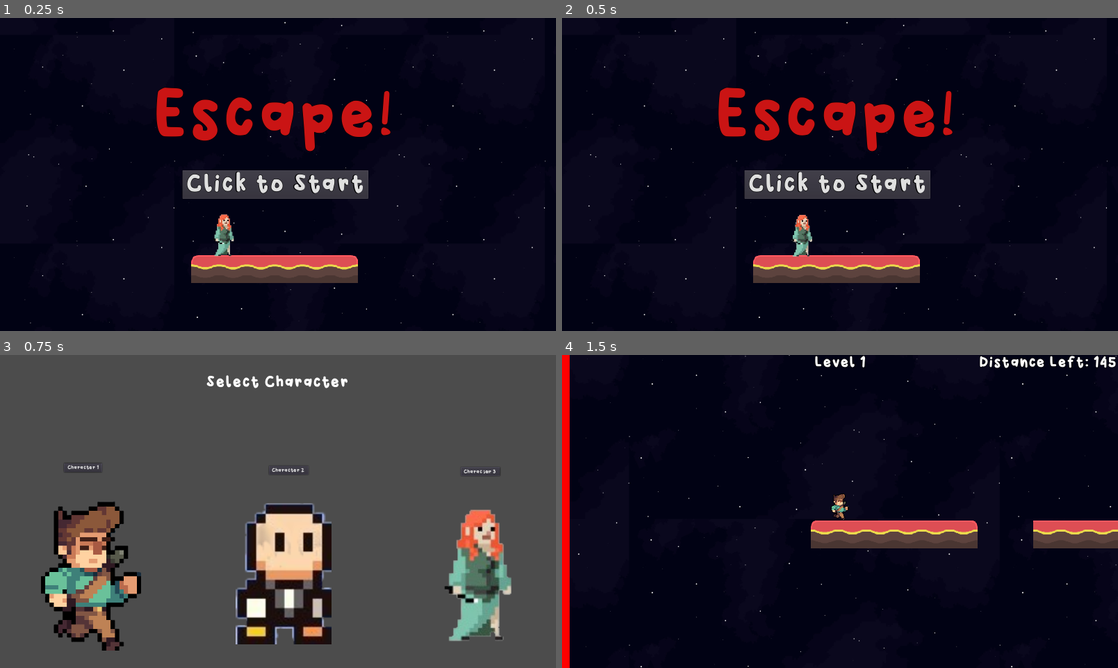
Above: before the commit, frames 1-4 (two rows, left to right).
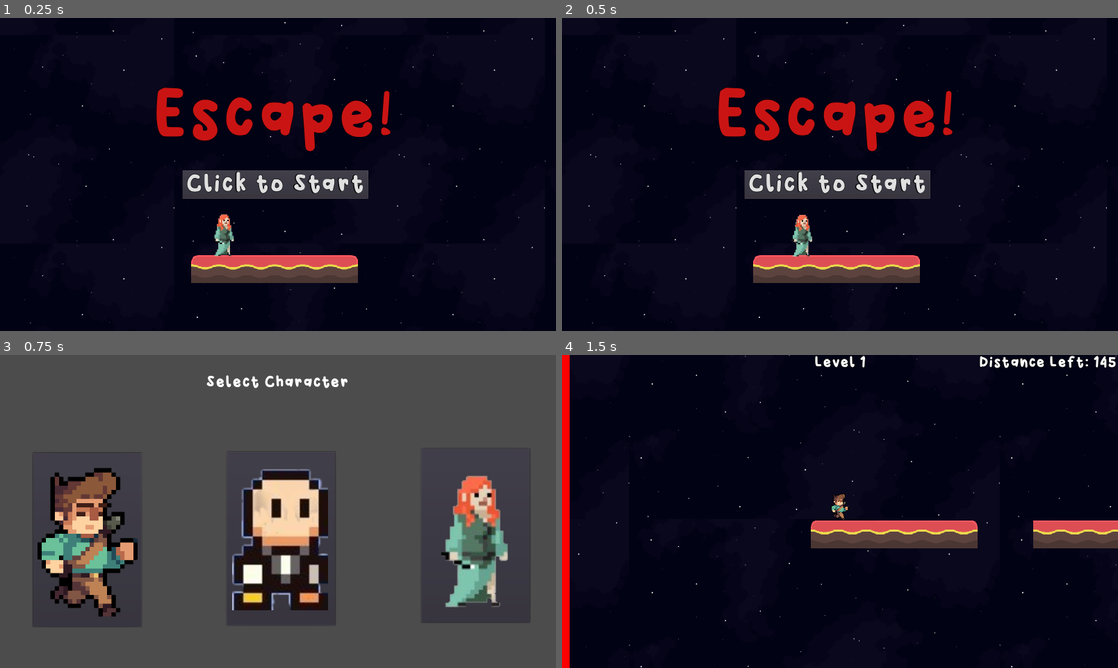
Above: after the commit, the same moments.

Repository: jonahshader/back5_platformer_unit3
Game: Godot game, scene res://scenes/menus/MainMenu.tscn
Same seed, same stepped clock (60 frames per second), same inputs: the game is played once before the commit and once after it.
Inputs (mouse positions are in pixels of both pictures, inside the frame that each line leads up to; where the layout moved, square brackets give the same spot in the first picture):
- Up to frame 1 (0.25 s): no input
- Up to frame 2 (0.5 s): no input
- Up to frame 3 (0.75 s): click "Click to Start" at 0.5 s
- Up to frame 4 (1.5 s): click (650, 539) [645, 467] at 1.25 s

Frames 1-2 are identical in both runs. In frame 3, 19% of the frame differs, in the area x 5-96%, y 31-95%; in frame 4, nothing differs.

Commit message:
moved buttons underneath characters

Diff:
--- a/scenes/menus/CharacterSelece.tscn
+++ b/scenes/menus/CharacterSelece.tscn
@@ -36,86 +36,85 @@
 "_edit_lock_": true
 }
 
+[node name="VBoxContainer2" type="VBoxContainer" parent="."]
+margin_left = 75.834
+margin_top = 224.719
+margin_right = 325.834
+margin_bottom = 624.719
+__meta__ = {
+"_edit_use_anchors_": false
+}
+
+[node name="Char_1_Btn" type="Button" parent="VBoxContainer2"]
+margin_right = 250.0
+margin_bottom = 400.0
+rect_min_size = Vector2( 250, 400 )
+custom_fonts/font = SubResource( 2 )
+__meta__ = {
+"_edit_use_anchors_": false,
+"_editor_description_": "Buttn for player 1"
+}
+
+[node name="VBoxContainer3" type="VBoxContainer" parent="."]
+margin_left = 522.404
+margin_top = 221.712
+margin_right = 772.404
+margin_bottom = 621.712
+__meta__ = {
+"_edit_use_anchors_": false
+}
+
+[node name="Char_2_Btn" type="Button" parent="VBoxContainer3"]
+margin_right = 250.0
+margin_bottom = 400.0
+rect_min_size = Vector2( 250, 400 )
+custom_fonts/font = SubResource( 3 )
+__meta__ = {
+"_edit_use_anchors_": false,
+"_editor_description_": "Button for player 2"
+}
+
+[node name="VBoxContainer4" type="VBoxContainer" parent="."]
+margin_left = 969.51
+margin_top = 214.709
+margin_right = 1219.51
+margin_bottom = 614.709
+__meta__ = {
+"_edit_use_anchors_": false
+}
+
+[node name="Char_3_Btn" type="Button" parent="VBoxContainer4"]
+margin_right = 250.0
+margin_bottom = 400.0
+rect_min_size = Vector2( 250, 400 )
+custom_fonts/font = SubResource( 4 )
+__meta__ = {
+"_edit_use_anchors_": false,
+"_editor_description_": "Button for player 3"
+}
+
 [node name="VBoxContainer" type="VBoxContainer" parent="."]
 margin_left = 1.0
-margin_right = 1278.0
-margin_bottom = 718.0
+margin_right = 91.0
 __meta__ = {
 "_edit_lock_": true,
 "_edit_use_anchors_": false
 }
 
 [node name="Character1" type="Sprite" parent="VBoxContainer"]
-position = Vector2( 208.394, 508.443 )
+position = Vector2( 200.394, 430.443 )
 scale = Vector2( 0.838, 0.838 )
 texture = ExtResource( 4 )
 
 [node name="Character2" type="Sprite" parent="VBoxContainer"]
-position = Vector2( 652.069, 502.723 )
+position = Vector2( 644.069, 424.723 )
 scale = Vector2( 3.612, 3.612 )
 texture = ExtResource( 3 )
 
 [node name="Character3" type="Sprite" parent="VBoxContainer"]
-position = Vector2( 1109.25, 502.056 )
+position = Vector2( 1101.25, 424.056 )
 scale = Vector2( 2.471, 2.471 )
 texture = ExtResource( 2 )
-
-[node name="VBoxContainer2" type="VBoxContainer" parent="."]
-margin_left = 146.834
-margin_top = 248.719
-margin_right = 234.834
-margin_bottom = 288.719
-__meta__ = {
-"_edit_use_anchors_": false
-}
-
-[node name="Char_1_Btn" type="Button" parent="VBoxContainer2"]
-margin_right = 88.0
-margin_bottom = 20.0
-custom_fonts/font = SubResource( 2 )
-text = "Character 1"
-__meta__ = {
-"_edit_use_anchors_": false,
-"_editor_description_": "Buttn for player 1"
-}
-
-[node name="VBoxContainer3" type="VBoxContainer" parent="."]
-margin_left = 619.404
-margin_top = 254.712
-margin_right = 710.404
-margin_bottom = 294.712
-__meta__ = {
-"_edit_use_anchors_": false
-}
-
-[node name="Char_2_Btn" type="Button" parent="VBoxContainer3"]
-margin_right = 91.0
-margin_bottom = 20.0
-custom_fonts/font = SubResource( 3 )
-text = "Character 2"
-__meta__ = {
-"_edit_use_anchors_": false,
-"_editor_description_": "Button for player 2"
-}
-
-[node name="VBoxContainer4" type="VBoxContainer" parent="."]
-margin_left = 1060.51
-margin_top = 257.709
-margin_right = 1150.51
-margin_bottom = 297.709
-__meta__ = {
-"_edit_use_anchors_": false
-}
-
-[node name="Char_3_Btn" type="Button" parent="VBoxContainer4"]
-margin_right = 90.0
-margin_bottom = 20.0
-custom_fonts/font = SubResource( 4 )
-text = "Character 3"
-__meta__ = {
-"_edit_use_anchors_": false,
-"_editor_description_": "Button for player 3"
-}
 
 [connection signal="button_down" from="VBoxContainer2/Char_1_Btn" to="." method="_on_Char_1_Btn_button_down"]
 [connection signal="button_down" from="VBoxContainer3/Char_2_Btn" to="." method="_on_Char_2_Btn_button_down"]
